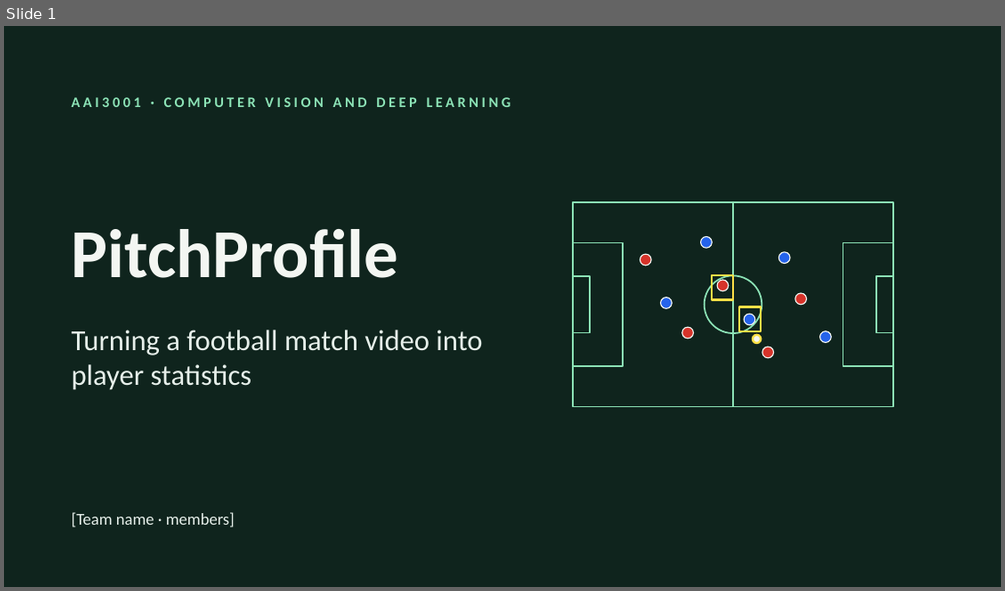
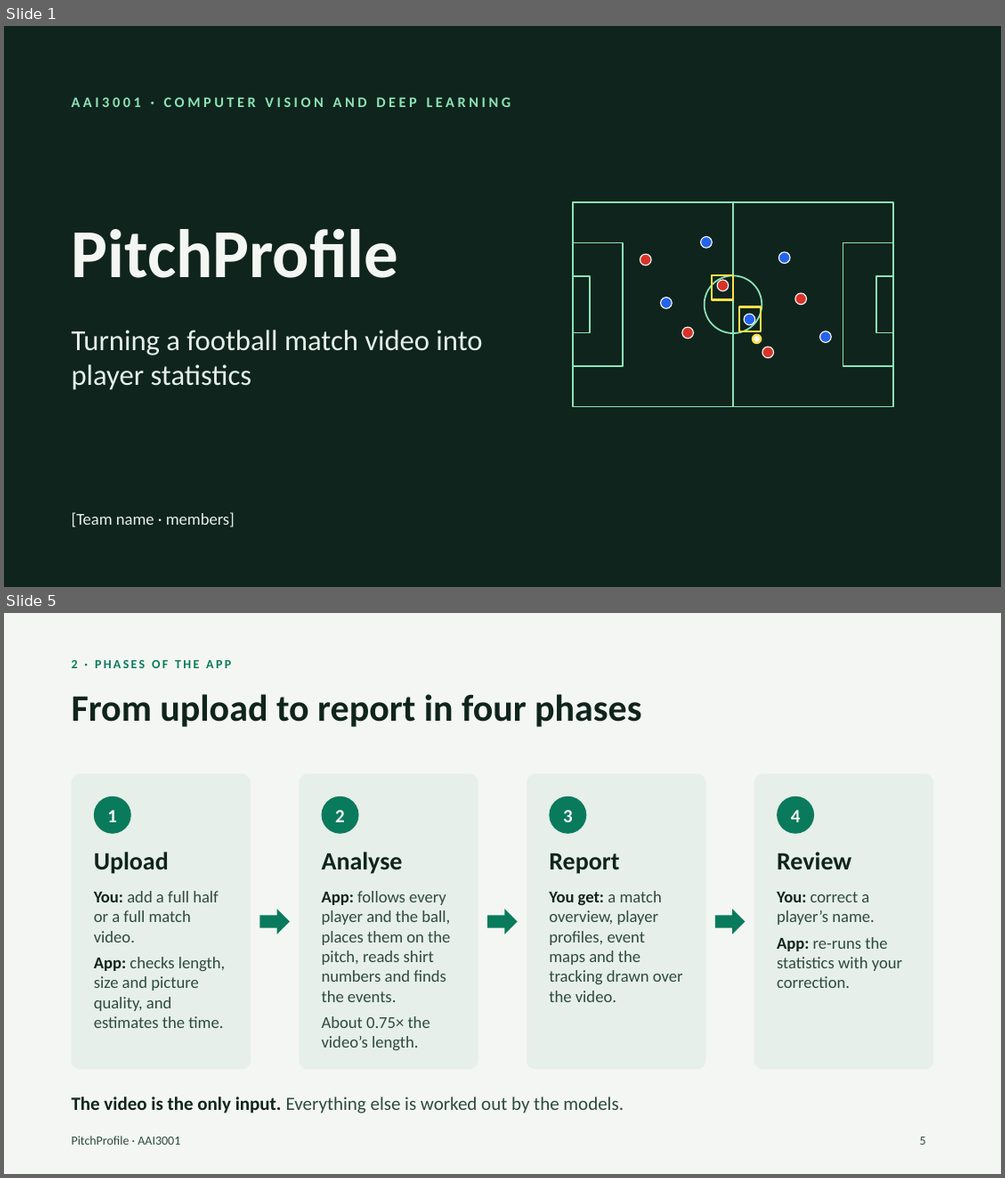
Before and after one commit to havochadi/AIFootballProfiler, a slide deck: Documentation/PitchProfile_Presentation.pptx. Shown one above the other, each under a label of ours: slide 1 before the commit, slides 1 and 5 after it; the slides between them are not shown. The pictures are 1005x591 and 1005x1178 pixels, drawn with LibreOffice and Linux fonts; fonts in the diff are those of the drawing. Boxes give left, top, right and bottom in pixels: in the first picture for what was removed or moved away, otherwise in the second. Text is boxed around its words. In the diff, an @@ line names an element or a change of style, - is before the commit and + after.

```diff
--- a/Documentation/PitchProfile_Presentation.pptx
+++ b/Documentation/PitchProfile_Presentation.pptx
@@ slide 5 added at (4,613,1001,1174), background #F3F6F2 @@
@@ text added at (72,660,231,668), 12 pt, text #0A7A5C, bold @@
+2 · PHASES OF THE APP
@@ title added at (72,694,641,727), 36 pt, text #0F241D, bold @@
+From upload to report in four phases
@@ rounded rectangle added at (72,774,251,1070), fill #E6EFEA @@
@@ ellipse added at (94,796,131,834), fill #0A7A5C @@
@@ rounded rectangle added at (299,774,478,1070), fill #E6EFEA @@
@@ ellipse added at (322,796,359,834), fill #0A7A5C @@
@@ rounded rectangle added at (526,774,706,1070), fill #E6EFEA @@
@@ ellipse added at (550,796,587,834), fill #0A7A5C @@
@@ rounded rectangle added at (755,774,934,1070), fill #E6EFEA @@
@@ ellipse added at (777,796,815,834), fill #0A7A5C @@
@@ text added at (107,810,117,822), 18 pt, text #F3F6F2, bold @@
+1
@@ text added at (335,810,345,822), 18 pt, text #F3F6F2, bold @@
+2
@@ text added at (563,810,573,822), 18 pt, text #F3F6F2, bold @@
+3
@@ text added at (791,810,801,822), 18 pt, text #F3F6F2, bold @@
+4
@@ text added at (94,852,169,874), 24 pt, text #0F241D, bold @@
+Upload
@@ text added at (322,852,403,874), 24 pt, text #0F241D, bold @@
+Analyse
@@ text added at (777,852,851,869), 24 pt, text #0F241D, bold @@
+Review
@@ text added at (549,853,619,874), 24 pt, text #0F241D, bold @@
+Report
@@ text added at (94,891,225,1028), 16 pt, text #2E4A41 @@
+You: add a full half or a full match video.
+App: checks length, size and picture quality, and estimates the time.
@@ text added at (322,891,450,1050), 16 pt, text #2E4A41 @@
+App: follows every player and the ball, places them on the pitch, reads shirt numbers and finds the events.
+About 0.75× the video’s length.
@@ text added at (549,891,683,1002), 16 pt, text #2E4A41 @@
+You get: a match overview, player profiles, event maps and the tracking drawn over the video.
@@ text added at (777,892,902,988), 16 pt, text #2E4A41 @@
+You: correct a player’s name.
+App: re-runs the statistics with your correction.
@@ right arrow added at (259,909,290,934), fill #0A7A5C @@
@@ right arrow added at (487,909,517,934), fill #0A7A5C @@
@@ right arrow added at (715,909,745,934), fill #0A7A5C @@
@@ text added at (72,1096,623,1113), 18 pt, text #2E4A41 @@
+The video is the only input. Everything else is worked out by the models.
@@ text added at (72,1135,180,1144), 12 pt, text #2E4A41 @@
+PitchProfile · AAI3001
@@ page number added at (920,1136,926,1144), 12 pt, text #2E4A41 @@
+5
```
Also in this commit, not shown: 5 slides changed, 27 other slides added, 2 slides removed, 1 other file.
